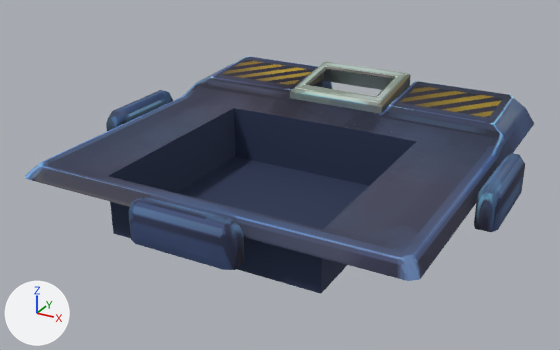
The FBX model Assets/Examples/Assets/Models/Components/Component_Needy_Background.fbx as it was, and as the next commit left it.
Both versions are drawn from a 50 mm lens placed at (1.57, -3.06, 1.46), pointed at (-0.04, -0.12, -0.01). The axes (+X, +Y, +Z) are drawn at lower left. The lights are the same throughout. Where no turn or scale is listed for an object, it has been applied to the vertices.

In view in the first picture: 'Background'.
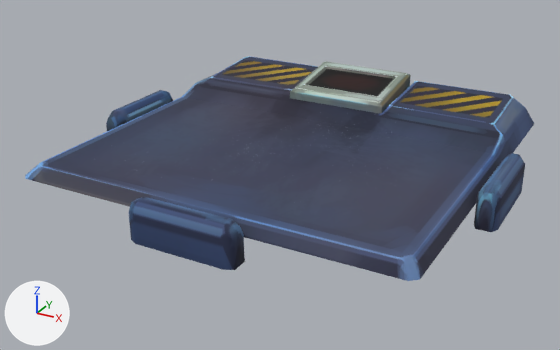
What differs and where, as boxes [x1, y1, x2, y2] in the pictures (560 x 350 px):
'Background', reshaped
    before: [25, 56, 534, 294]
    after: [25, 56, 534, 281]
'Screen', added
    after: [310, 69, 392, 96]
part 1 of me_untitled_002, cut back
    before: [41, 97, 494, 294]
    after: [41, 97, 494, 257]

What changed in the scene script:
```text
Change me_untitled_002:
    used by ob_background; location = (0.0, 0.0, 0.0)
    remove me_untitled_002.from_pydata(...)  # 180 vertices, 140 faces; spans x -1.0..1.0, y -1.0..0.9, z -0.13..0.3
    add me_untitled_002.from_pydata(...)  # 161 vertices, 129 faces; spans x -1.0..1.0, y -1.0..0.9, z 0.0..0.3
    me_untitled_002 part 1
    22 vertices are removed from x -0.5..0.5, y -0.79..0.21, z -0.13..0.15
    19 faces are deleted
    3 vertices are added at (-0.26, -0.03, 0.15), (0.0, -0.03, 0.15), (0.26, -0.03, 0.15)
    8 new faces join them
Add me_mesh:
    me_mesh.from_pydata(...)  # 4 vertices, 1 face; spans x -0.191..0.191, y 0.46..0.677, z 0.249..0.281
    me_mesh.materials.append(mat_component_needy_background_mat)  # picture img_component_needy_background_png
Add ob_screen:
    ob_screen = bpy.data.objects.new('Screen', me_mesh)
    ob_screen.location = (0.0, 0.0, 0.0)
```
